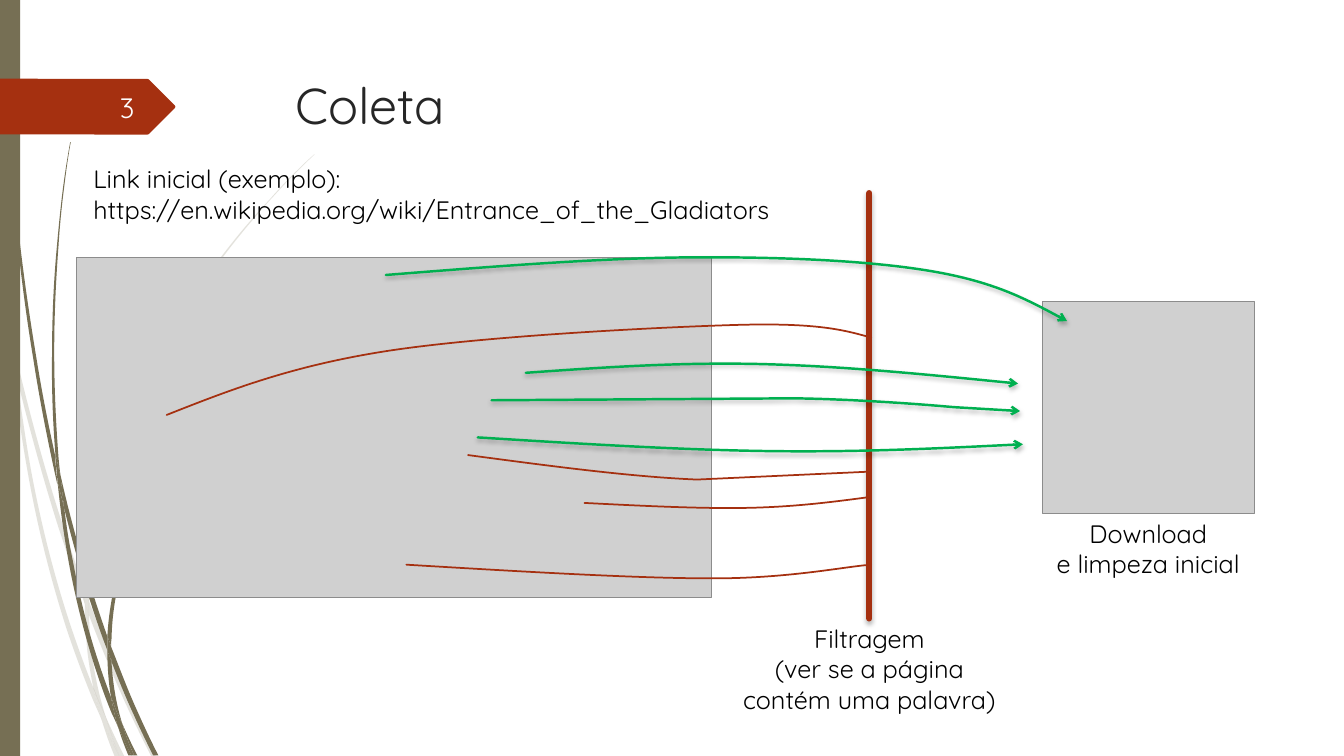
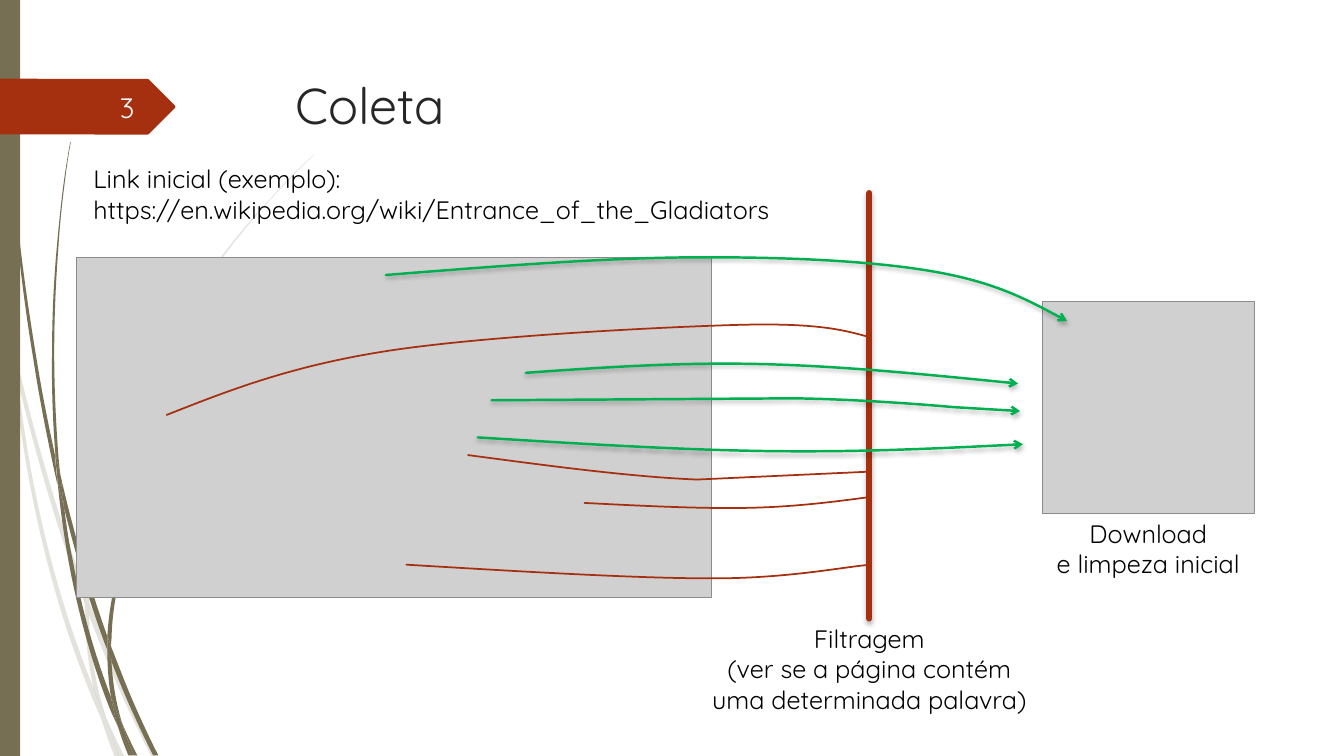
Before and after one commit to hugo-baptista/tg-pri, a slide deck: slide 3 of Apresentação.pptx. Drawn at 1344x756 pixels with LibreOffice and Linux fonts; fonts in the diff are those of the drawing; grey boxes stand for pictures. Boxes give left, top, right and bottom in pixels: in the first picture for what was removed or moved away, otherwise in the second. Text is boxed around its words. In the diff, an @@ line names an element or a change of style, - is before the commit and + after.

Commit message:
Update Apresentação

```diff
--- a/Apresentação.pptx
+++ b/Apresentação.pptx
@@ text at (712, 622, 1026, 714): text changed @@
-Filtragem
-(ver se a página
-contém uma palavra)
+Filtragem
+(ver se a página contém
+uma determinada palavra)
```
